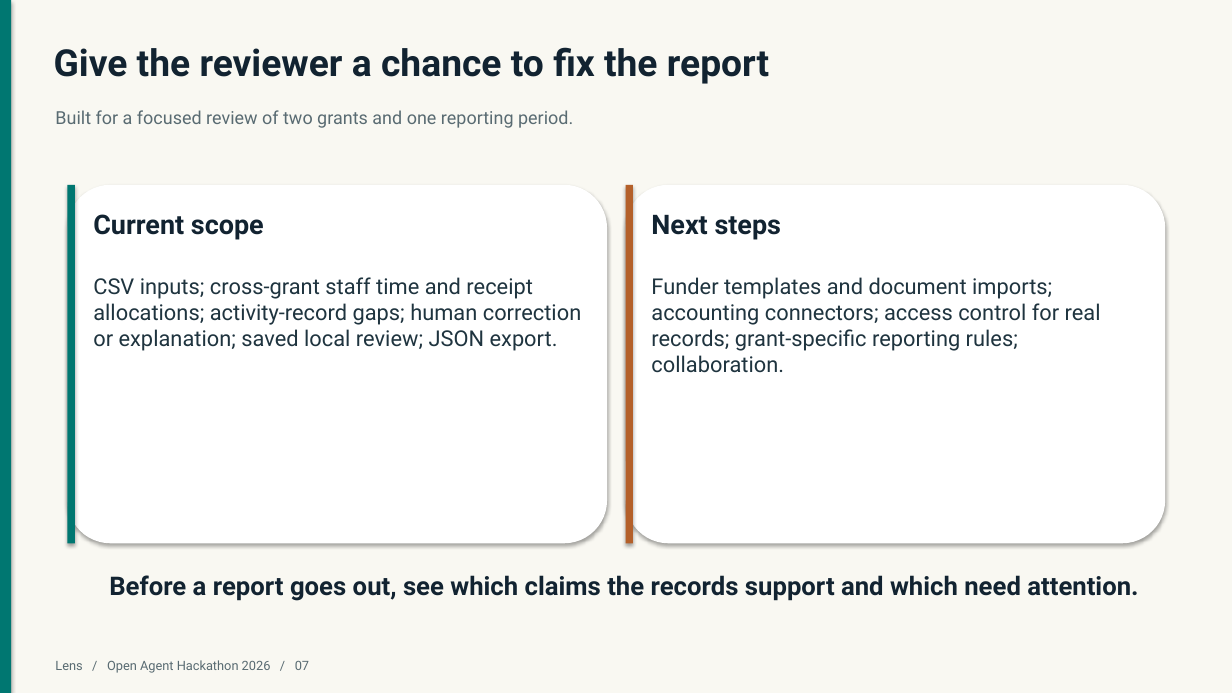
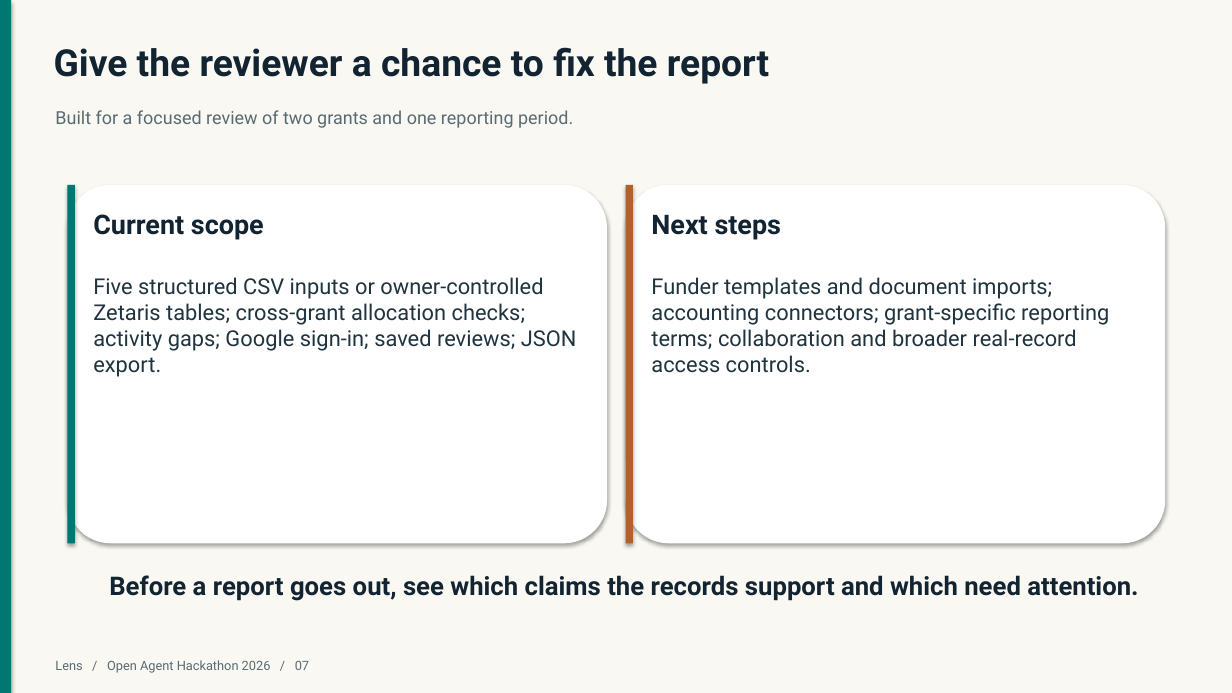
Before and after one commit to Techkeyy/lens-grant-review, a slide deck: slide 7 of docs/Lens_Open_Agent_Hackathon_2026.pptx. Drawn at 1232x693 pixels with LibreOffice and Linux fonts; fonts in the diff are those of the drawing. Boxes give left, top, right and bottom in pixels: in the first picture for what was removed or moved away, otherwise in the second. Text is boxed around its words. In the diff, an @@ line names an element or a change of style, - is before the commit and + after.

Commit message:
Document sponsor proof and add bounded Nightshift routing

```diff
--- a/docs/Lens_Open_Agent_Hackathon_2026.pptx
+++ b/docs/Lens_Open_Agent_Hackathon_2026.pptx
@@ text at (93,277,577,377): text changed @@
-CSV inputs; cross-grant staff time and receipt allocations; activity-record gaps; human correction or explanation; saved local review; JSON export.
+Five structured CSV inputs or owner-controlled Zetaris tables; cross-grant allocation checks; activity gaps; Google sign-in; saved reviews; JSON export.
@@ text at (651,277,1109,373): text changed @@
-Funder templates and document imports; accounting connectors; access control for real records; grant-specific reporting rules; collaboration.
+Funder templates and document imports; accounting connectors; grant-specific reporting terms; collaboration and broader real-record access controls.
```
Also in this commit, not shown: 1 other slide changed, 2 slides added, 2 slides removed, 17 other files.
